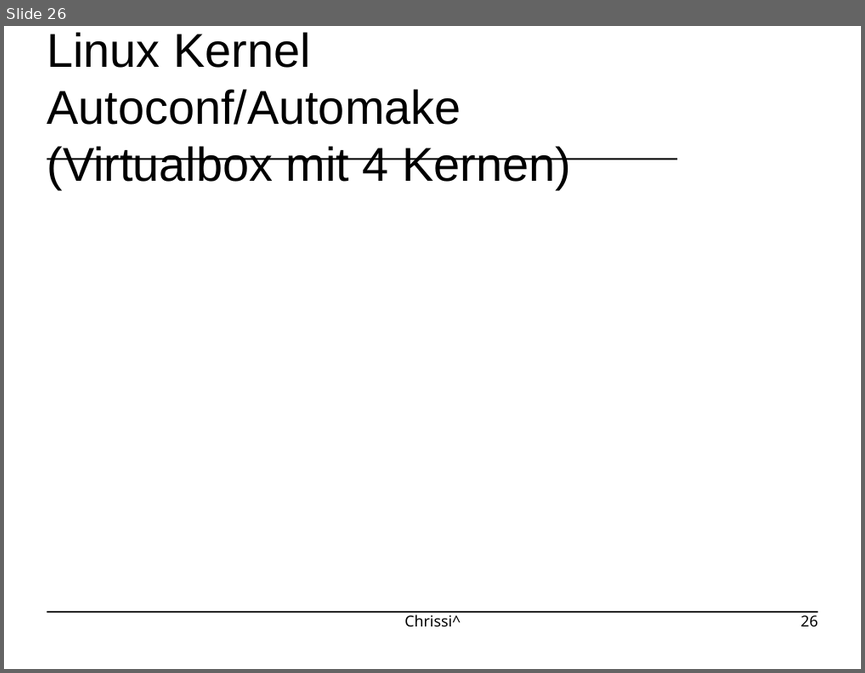
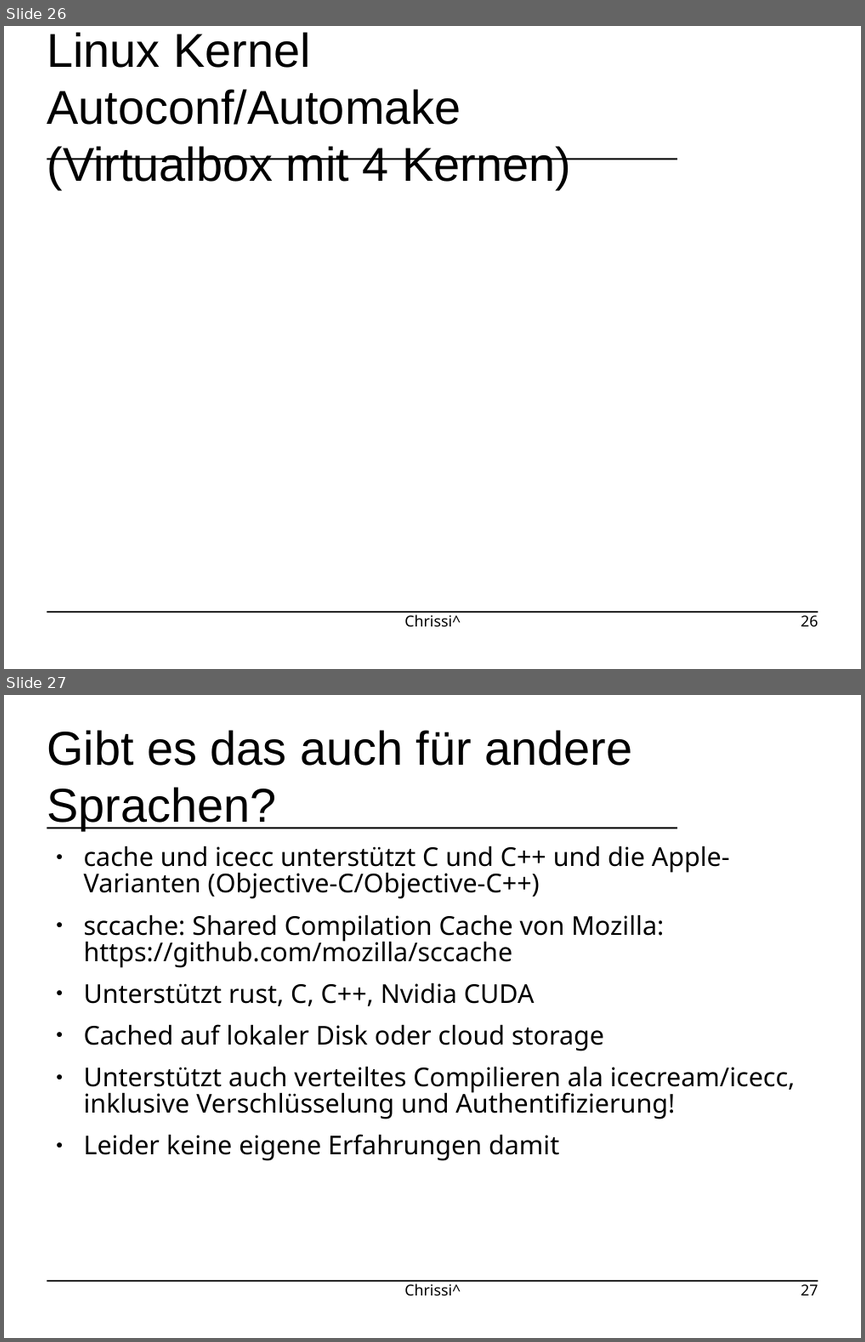
Before and after one commit to johannesst/ccache-icecc-datenburg, a slide deck: ccache-icecc-datenburg-20250213.odp. Shown one above the other, each under a label of ours: slide 26 before the commit, slides 26 and 27 after it. The pictures are 865x673 and 865x1342 pixels, drawn with LibreOffice and Linux fonts; fonts in the diff are those of the drawing; background and template pictures are left out. Boxes give left, top, right and bottom in pixels: in the first picture for what was removed or moved away, otherwise in the second. Text is boxed around its words. In the diff, an @@ line names an element or a change of style, - is before the commit and + after.

Commit message:
.UPDATE ccache-icecc-datenburg-20250213.odp Final slides version

```diff
--- a/ccache-icecc-datenburg-20250213.odp
+++ b/ccache-icecc-datenburg-20250213.odp
@@ slide 27 added at <box>4,695,861,1338</box>, background #FFFFFF; not listed: 2 template elements that a slide beside it also shows @@
@@ title added at <box>46,730,632,830</box>, 44 pt, text #000000 @@
+Gibt es das auch für andere Sprachen?
@@ text added at <box>84,845,795,1161</box>, 24 pt, text #000000 @@
+● cache und icecc unterstützt C und C++ und die Apple-Varianten (Objective-C/Objective-C++)
+● sccache: Shared Compilation Cache von Mozilla:
+  https://github.com/mozilla/sccache
+● Unterstützt rust, C, C++, Nvidia CUDA
+● Cached auf lokaler Disk oder cloud storage
+● Unterstützt auch verteiltes Compilieren ala icecream/icecc, inklusive Verschlüsselung und Authentifizierung!
+● Leider keine eigene Erfahrungen damit
@@ text added at <box>404,1281,460,1296</box>, 14 pt, text #000000 @@
+Chrissi^
@@ page number added at <box>800,1281,817,1295</box>, 14 pt, text #000000 @@
+27
```
Also in this commit, not shown: 1 slide changed, 1 other slide added, 1 slide removed.
